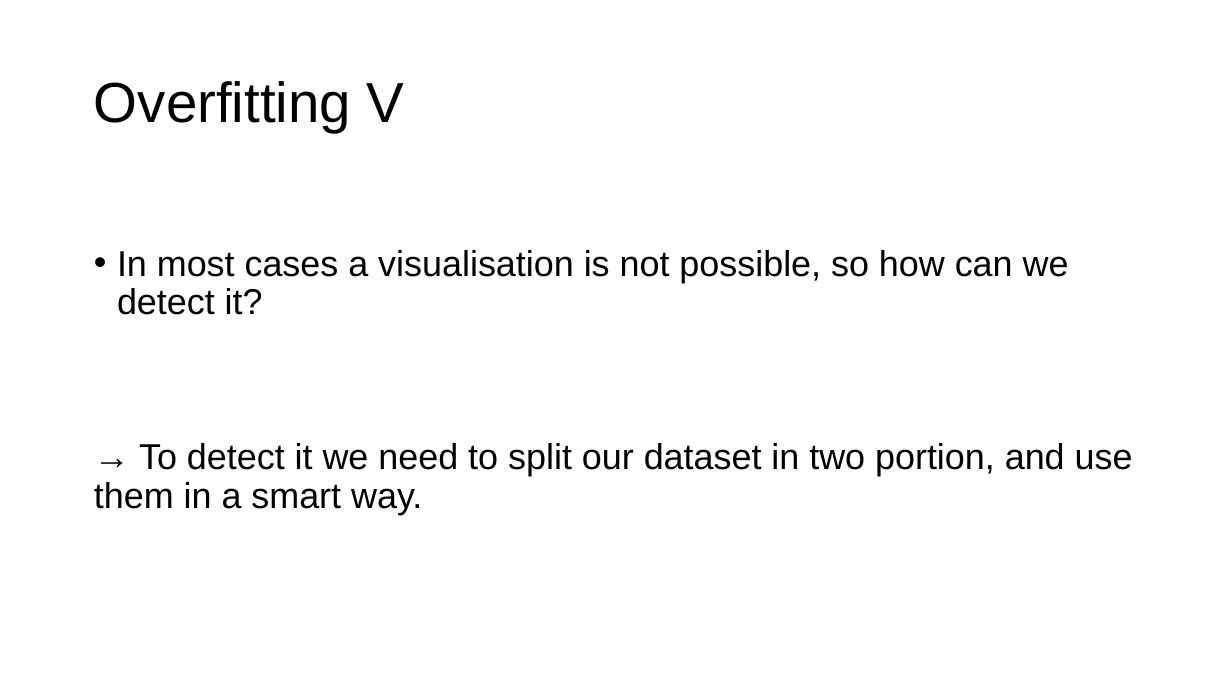
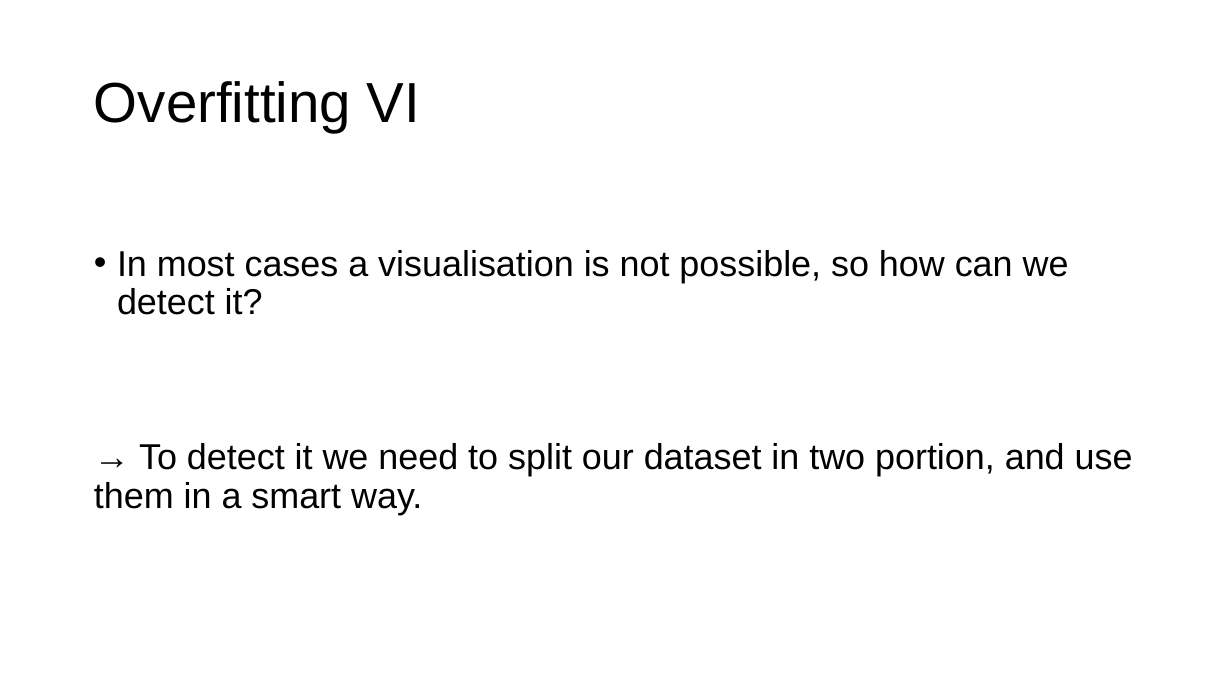
Before and after one commit to toelt-llc/MSCA-ITN-PARENT, a slide deck: slide 9 of DETERMINED2022/Introduction to model validation and unbalanced datasets/DETERMINED2022-toelt-Model_Validation_lecture_michelucci.pptx (slide 7 before the commit). Drawn at 1232x693 pixels with LibreOffice and Linux fonts; fonts in the diff are those of the drawing; background and template pictures are left out. Boxes give left, top, right and bottom in pixels: in the first picture for what was removed or moved away, otherwise in the second. Text is boxed around its words. In the diff, an @@ line names an element or a change of style, - is before the commit and + after.

```diff
--- a/DETERMINED2022/Introduction to model validation and unbalanced datasets/DETERMINED2022-toelt-Model_Validation_lecture_michelucci.pptx
+++ b/DETERMINED2022/Introduction to model validation and unbalanced datasets/DETERMINED2022-toelt-Model_Validation_lecture_michelucci.pptx
@@ title at (x1=94, y1=81, x2=420, y2=132): text changed @@
-Overfitting V
+Overfitting VI
```
Also in this commit, not shown: 6 other slides changed, 7 slides added, 2 slides removed, 2 other files.
